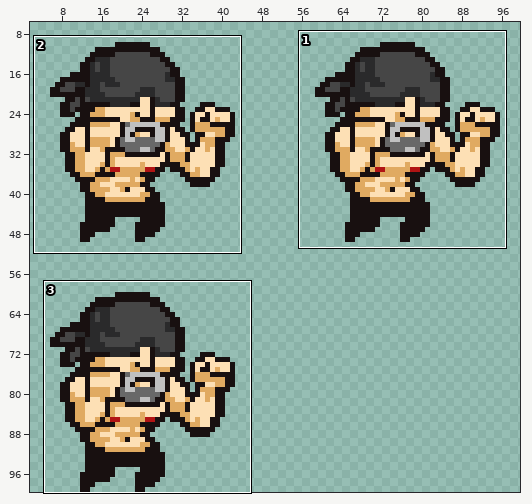
A sprite sheet gets an edit: Assets/Game/Sprites/Characters/RusherWalk.png. Above, an overview of the earlier version with the close-up marked.
Close-up. The starting point:
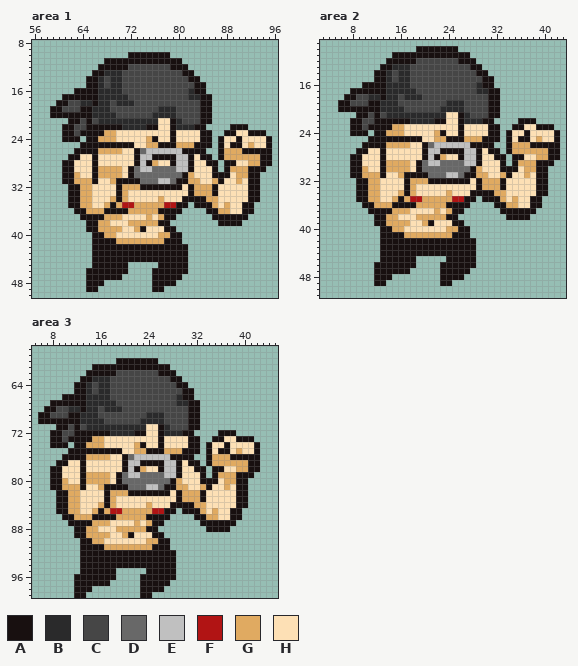
The file is 112x100 pixels. Shown: area 1: x 56..96, y 8..50; area 2: x 3..43, y 9..51; area 3: x 5..45, y 58..99. The old version is drawn lined up with the new one. The wide view leaves out empty margins.
Palette (. is transparent): A #181010  B #2a2a2b  C #464646  D #686868  E #c0c0c0  F #b11414  G #e0aa61  H #fde0b5
Pixels before, area 1, first column x 59:
10 .............AAAAAAA.................
11 .........AAAAAAAAAAAAA...............
12 ........AAAAACCCCCCCAAA..............
13 .......AABBBCCCCCCCCCCAA.............
14 ......AABCBBCCCCCCCCCCCAA............
15 ......AABCBBCCCCCCCCCCCCAA...........
16 ....AAAABBBBCCCCCCCCCCCBAA...........
17 ..AAAAAABBBBBCCCCCCCCCCBBAA..........
18 .AACCBBABBCBBBCCCCCCCCCCCAA..........
19 AACCCAABBBCCCCCCCCBBBCCCCAA..........
20 AAAAAAABBBBCCCCCCBBBBCCCCAA..........
21 ...AACACBBBBBBBBBBHHABCCCAA..........
22 ..AACCAAAAAABBBBAAHHABBBAA....AAA....
23 ..AACAAAAGGHHHHHHHHHAHHHHAA..AAHHAAA.
24 ..AAA.AAGGGHHHHHGAHHAHHHHAA.AHHAHHHHA
25 .....AAAAAAAAAHHGGAAAGGGAAA.AHAAHGHHA
26 ....AAAAGGGGHHADEEEEEEAAAA..AGGGAAAAA
27 ...AAHHAHHHHHHAEEAAAAEEAHAA.AGGGGGGAA
28 ..AAHHHAHHHHHHAEAGHHAEEAHHAA.AAHHGGAA
29 ..AAHHHAGGGGHADEEDDDDEEAHHHA.AGGGAAA.
30 ..AAGHHAGGGGHADDDDDDDDAGHHHAAAHGGAA..
31 ..AAGGGAHHGAAAADDDEEDAAGGHHGAHHGHAA..
32 ...AAGGHHHHAGGGAAAAAAAHAGGGAHHHHHAA..
33 ...AAGGHHHHAGHHHHHHHHHHAGGGAHHHHHAA..
34 ...AAGGHHHGAGHHHHHGHHHAAAAGGHHHHHAA..
35 ...AAGGHHGAGFFGGGGGFFAA.AAAGHGHHAA...
36 ....AAGGGAAAAGGGGGAAAA....AAGGHHAA...
37 .....AAAAGGGHHHHGHGAA......AAAAAA....
38 ......AAGGHHHGGGGGAA........AAAA.....
39 ......AAGGGGHHGAHHHAA................
40 .......AAGGHHHHHHHGGAA...............
41 .......AAAAGGGGGGGGAAA...............
42 .......AAAAAAAAAAAAAAAA..............
43 .......AAAAAAAAAAAAAAAA..............
44 .......AAAAAAAAAAAAAAAA..............
45 .......AAAAAA.....AAAAA..............
46 ......AAAAAAA....AAAAAA..............
47 ......AAAAAA.....AAAAA...............
48 ......AAA........AAAA................
49 ......AA.........AA..................
Pixels before, area 2, first column x 6:
10 .............AAAAAAA.................
11 .........AAAAAAAAAAAAA...............
12 ........AAAAACCCCCCCAAA..............
13 .......AABBBCCCCCCCCCCAA.............
14 ......AABCBBCCCCCCCCCCCAA............
15 ......AABCBBCCCCCCCCCCCCAA...........
16 ....AAAABBBBCCCCCCCCCCCBAA...........
17 ..AAAAAABBBBBCCCCCCCCCCBBAA..........
18 .AACCBBABBCBBBCCCCCCCCCCCAA..........
19 AACCCAABBBCCCCCCCCBBBCCCCAA..........
20 AAAAAAABBBBCCCCCCBBBBCCCCAA..........
21 ...AACACBBBBBBBBBBHHABCCCAA..........
22 ..AACCAAAAAABBBBAAHHABBBAA....AAA....
23 ..AACAAAAGGHHHHHHHHHAHHHHAA..AAHHAAA.
24 ..AAA.AAGGGHHHHHGAHHAHHHHAA.AHHAHHHHA
25 .....AAAAAAAAAHHGGAAAGGGAAA.AHAAHGHHA
26 ....AAAAGGGGHHADEEEEEEAAAA..AGGGAAAAA
27 ...AAHHAHHHHHHAEEAAAAEEAHAA.AGGGGGGAA
28 ..AAHHHAHHHHHHAEAGHHAEEAHHAA.AAHHGGAA
29 ..AAHHHAGGGGHADEEDDDDEEAHHHA.AGGGAAA.
30 ..AAGHHAGGGGHADDDDDDDDAGHHHAAAHGGAA..
31 ..AAGGGAHHGAAAADDDEEDAAGGHHGAHHGHAA..
32 ...AAGGHHHHAGGGAAAAAAAHAGGGAHHHHHAA..
33 ...AAGGHHHHAGHHHHHHHHHHAGGGAHHHHHAA..
34 ...AAGGHHHGAGHHHHHGHHHAAAAGGHHHHHAA..
35 ...AAGGHHGAGFFGGGGGFFAA.AAAGHGHHAA...
36 ....AAGGGAAAAGGGGGAAAA....AAGGHHAA...
37 .....AAAAGGGHHHHGHGAA......AAAAAA....
38 ......AAGGHHHGGGGGAA........AAAA.....
39 ......AAGGGGHHGAHHHAA................
40 .......AAGGHHHHHHHGGAA...............
41 .......AAAAGGGGGGGGAAA...............
42 .......AAAAAAAAAAAAAAAA..............
43 .......AAAAAAAAAAAAAAAA..............
44 .......AAAAAAAAAAAAAAAA..............
45 .......AAAAAA.....AAAAA..............
46 ......AAAAAAA....AAAAAA..............
47 ......AAAAAA.....AAAAA...............
48 ......AAA........AAAA................
49 ......AA.........AA..................
Pixels before, area 3, first column x 6:
 60 .............AAAAAAA.................
 61 .........AAAAAAAAAAAAA...............
 62 ........AAAAACCCCCCCAAA..............
 63 .......AABBBCCCCCCCCCCAA.............
 64 ......AABCBBCCCCCCCCCCCAA............
 65 ......AABCBBCCCCCCCCCCCCAA...........
 66 ....AAAABBBBCCCCCCCCCCCBAA...........
 67 ..AAAAAABBBBBCCCCCCCCCCBBAA..........
 68 .AACCBBABBCBBBCCCCCCCCCCCAA..........
 69 AACCCAABBBCCCCCCCCBBBCCCCAA..........
 70 AAAAAAABBBBCCCCCCBBBBCCCCAA..........
 71 ...AACACBBBBBBBBBBHHABCCCAA..........
 72 ..AACCAAAAAABBBBAAHHABBBAA....AAA....
 73 ..AACAAAAGGHHHHHHHHHAHHHHAA..AAHHAAA.
 74 ..AAA.AAGGGHHHHHGAHHAHHHHAA.AHHAHHHHA
 75 .....AAAAAAAAAHHGGAAAGGGAAA.AHAAHGHHA
 76 ....AAAAGGGGHHADEEEEEEAAAA..AGGGAAAAA
 77 ...AAHHAHHHHHHAEEAAAAEEAHAA.AGGGGGGAA
 78 ..AAHHHAHHHHHHAEAGHHAEEAHHAA.AAHHGGAA
 79 ..AAHHHAGGGGHADEEDDDDEEAHHHA.AGGGAAA.
 80 ..AAGHHAGGGGHADDDDDDDDAGHHHAAAHGGAA..
 81 ..AAGGGAHHGAAAADDDEEDAAGGHHGAHHGHAA..
 82 ...AAGGHHHHAGGGAAAAAAAHAGGGAHHHHHAA..
 83 ...AAGGHHHHAGHHHHHHHHHHAGGGAHHHHHAA..
 84 ...AAGGHHHGAGHHHHHGHHHAAAAGGHHHHHAA..
 85 ...AAGGHHGAGFFGGGGGFFAA.AAAGHGHHAA...
 86 ....AAGGGAAAAGGGGGAAAA....AAGGHHAA...
 87 .....AAAAGGGHHHHGHGAA......AAAAAA....
 88 ......AAGGHHHGGGGGAA........AAAA.....
 89 ......AAGGGGHHGAHHHAA................
 90 .......AAGGHHHHHHHGGAA...............
 91 .......AAAAGGGGGGGGAAA...............
 92 .......AAAAAAAAAAAAAAAA..............
 93 .......AAAAAAAAAAAAAAAA..............
 94 .......AAAAAAAAAAAAAAAA..............
 95 .......AAAAAA.....AAAAA..............
 96 ......AAAAAAA....AAAAAA..............
 97 ......AAAAAA.....AAAAA...............
 98 ......AAA........AAAA................
 99 ......AA.........AA..................
New version:
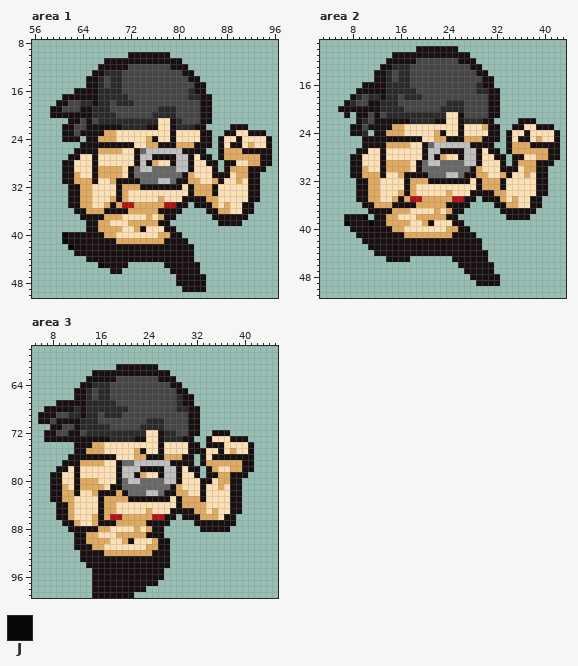
Colours new in this view: J #060608
Changes in this commit:
drawings rearranged on the sheet (the old picture shows each at its new place)
Area 1:
y 40: x 61..65 ..... -> JAAAA
y 41: x 61..65 ..... -> JAAAA; x 81 . -> A
y 42: x 62..65 .... -> JAAA; x 82 . -> A
y 43: x 63..65 ... -> AAA; x 82 . -> A
y 44: x 65 . -> A; x 82 . -> A
y 45: x 66..67 AA -> .J; x 77 A -> .; x 82..83 .. -> AA
y 46: x 65..68 AAAA -> ....; x 71 A -> .; x 76..78 AAA -> ...; x 82..83 .. -> AA
y 47: x 65..70 AAAAAA -> ......; x 76..79 AAAA -> ....; x 81..84 .... -> AAAA
y 48: x 65..67 AAA -> ...; x 76..84 AAAA..... -> ....AAAAA
y 49: x 65..66 AA -> ..; x 76..77 AA -> ..; x 81..84 .... -> AAAA
Area 2:
y 17: x 8 A -> .
y 18: x 7 A -> .; x 9 C -> B
y 19: x 6 A -> .; x 8 C -> B
y 21: x 7 . -> A; x 27 B -> C
y 22: x 8 A -> .; x 10 C -> B
y 23: x 30 H -> G
y 24: x 10 A -> B
y 25: x 10 . -> A
y 38: x 7..10 .... -> AAAJ
y 39: x 7..11 ..... -> JAAAJ
y 40: x 8..12 ..... -> AAAAA
y 41: x 9..12 .... -> AAAA; x 28 . -> A
y 42: x 10..12 ... -> AAA; x 29 . -> A
y 43: x 11..12 .. -> AA; x 29 . -> A
y 44: x 12 . -> A; x 29..30 .. -> AA
y 45: x 13 A -> .; x 18 A -> .; x 24 A -> .; x 29..30 .. -> AA
y 46: x 12..18 AAAAAAA -> .......; x 23..25 AAA -> ...; x 29..31 ... -> AAA
y 47: x 12..17 AAAAAA -> ......; x 23..26 AAAA -> ....; x 28..31 .... -> AAAA
y 48: x 12..14 AAA -> ...; x 23..26 AAAA -> ....; x 28..32 ..... -> AAAAA
y 49: x 12..13 AA -> ..; x 23..24 AA -> ..; x 29..32 .... -> AAAA
Area 3:
y 60: x 19..25 AAAAAAA -> .......
y 61: x 15..18 AAAA -> ....; x 26..27 AA -> ..
y 62: x 14 A -> .; x 19..25 CCCCCCC -> AAAAAAA; x 28 A -> .
y 63: x 13 A -> .; x 15..18 BBBC -> AAAA; x 26..27 CC -> AA; x 29 A -> .
y 64: x 12 A -> .; x 14..15 BC -> AB; x 28 C -> A; x 30 A -> .
y 65: x 29 C -> A; x 31 A -> .
y 66: x 10..11 AA -> ..; x 15 B -> C
y 67: x 8 A -> .; x 30 B -> A; x 32 A -> .
y 68: x 9..11 CCB -> AAA; x 16 C -> B; x 20 C -> B; x 29..30 CC -> BB
y 69: x 8 C -> A; x 11..13 AAB -> BBA; x 17..19 CCC -> BBB; x 24..26 BBB -> CCC
y 70: x 8 A -> C; x 16 B -> C; x 23 B -> C
y 71: x 8 . -> A; x 10 A -> C; x 13 C -> B; x 18..22 BBBBB -> CCCCC; x 24..27 HHAB -> BBBC
y 72: x 7 . -> A; x 9 A -> C; x 11 C -> A; x 13..17 AAAAA -> CBBBB; x 22..23 AA -> BB; x 29..30 BA -> CC; x 32 . -> A; x 35 . -> A; x 38 A -> .
y 73: x 7 . -> A; x 10 C -> A; x 15..23 GGHHHHHHH -> AAABBBBAA; x 27..30 HHHH -> BBBA; x 32 A -> .; x 34..36 .AA -> AHH; x 38 H -> A; x 41 A -> .
y 74: x 8..10 AAA -> ...; x 14 G -> A; x 22..23 GA -> HH; x 35..37 HHA -> AAH; x 41..42 HA -> A.
y 75: x 11 A -> .; x 14..19 AAAAAA -> GGGHHH; x 23..25 GAA -> AHH; x 27..30 GGGA -> HHHH; x 33..34 .A -> AH; x 37..39 AHG -> HGH; x 41..42 HA -> A.
y 76: x 10 A -> .; x 14..18 GGGGH -> AAAAA; x 20..29 ADEEEEEEAA -> HHGGAAAGGG; x 33..37 .AGGG -> AHAAA; x 42 A -> .
y 77: x 9 A -> .; x 11..16 HHAHHH -> AAGGGG; x 19..21 HAE -> ADD; x 23..26 AAAA -> EEEE; x 28 E -> A; x 30 H -> A; x 32..34 A.A -> .AG; x 40 G -> A; x 42 A -> .
y 78: x 8 A -> .; x 10 H -> A; x 12..13 HA -> AH; x 19..20 HA -> AE; x 22..25 AGHH -> EAAA; x 31 H -> A; x 33..36 A.AA -> .AGH; x 38 H -> G; x 40 G -> A; x 42 A -> .
y 79: x 12..17 HAGGGG -> AHHHHH; x 20 D -> E; x 22..26 EDDDD -> AGHHA; x 32..34 HA. -> A.A; x 38 G -> A; x 41 A -> .
y 80: x 10 G -> H; x 12..13 HA -> AG; x 16..17 GG -> HH; x 21..22 DD -> EE; x 27..29 DAG -> EEA; x 35..36 AH -> HG; x 38 G -> A; x 40 A -> .
y 81: x 11..15 GGAHH -> HAGGG; x 17 A -> H; x 20 A -> D; x 24..25 EE -> DD; x 27 A -> D; x 30 G -> H; x 33..34 GA -> AH; x 36..38 HGH -> GHA; x 40 A -> .
y 82: x 8 . -> A; x 10 A -> G; x 12 G -> A; x 15..16 HH -> GA; x 18 G -> A; x 20..26 GAAAAAA -> ADDDEED; x 28..29 HA -> AG; x 31..32 GG -> HH; x 38 H -> A; x 40 A -> .
y 83: x 8 . -> A; x 10 A -> G; x 12 G -> H; x 16..17 HA -> AG; x 19..27 HHHHHHHHH -> GGAAAAAAA; x 38 H -> A; x 40 A -> .
y 84: x 12 G -> H; x 16..17 GA -> AG; x 24 G -> H; x 28 A -> H; x 30..31 AA -> GG; x 38 H -> A; x 40 A -> .
y 85: x 12 G -> H; x 15 G -> H; x 18..23 FFGGGG -> GHHHHH; x 25..27 FFA -> HHH; x 29 . -> A; x 32 A -> G
y 86: x 9 . -> A; x 11..15 AGGGA -> GHHHG; x 17..19 AAG -> GFF; x 24..26 AAA -> GFF; x 28 . -> A; x 30..31 .. -> AA; x 33 A -> G; x 37 H -> A; x 39 A -> .
y 87: x 10 . -> A; x 12..14 AAA -> GHH; x 16..21 GGHHHH -> AAAGGG; x 23..24 HG -> GA; x 27 . -> A; x 32 . -> A
y 88: x 11 . -> A; x 14..17 GGHH -> AAGG; x 19..21 GGG -> HHH; x 23..24 GA -> HG; x 26 . -> A; x 33 . -> A
y 89: x 16..17 GG -> HH; x 19 H -> G; x 21..24 AHHH -> GGGA
y 90: x 12 . -> A; x 14 A -> G; x 17 H -> G; x 20..21 HH -> GA; x 24 G -> H
y 91: x 12 . -> A; x 15..23 AAGGGGGGG -> GGHHHHHHH; x 25 A -> G
y 92: x 17..24 AAAAAAAA -> GGGGGGGG; x 28 A -> .
y 93: x 28 A -> .
y 94: x 13 A -> .; x 28 A -> .
y 95: x 13..14 AA -> ..; x 19..23 ..... -> AAAAA; x 27..28 AA -> ..
y 96: x 12..14 AAA -> ...; x 19..22 .... -> AAAA; x 27..28 AA -> ..
y 97: x 12..14 AAA -> ...; x 18..22 ..... -> AAAAA; x 26..27 AA -> ..
y 98: x 12..22 AAA........ -> ...AAAAAAAA; x 24..26 AAA -> ...
y 99: x 12..13 AA -> ..; x 15..21 ....... -> AAAAAAA; x 23..24 AA -> ..
Changed places in both close-ups, as pixel boxes (x1, y1, x2, y2):
changed: (62, 232, 206, 292)
changed: (338, 88, 368, 142)
changed: (464, 112, 488, 130)
changed: (344, 214, 500, 286)
changed: (44, 358, 260, 598)
